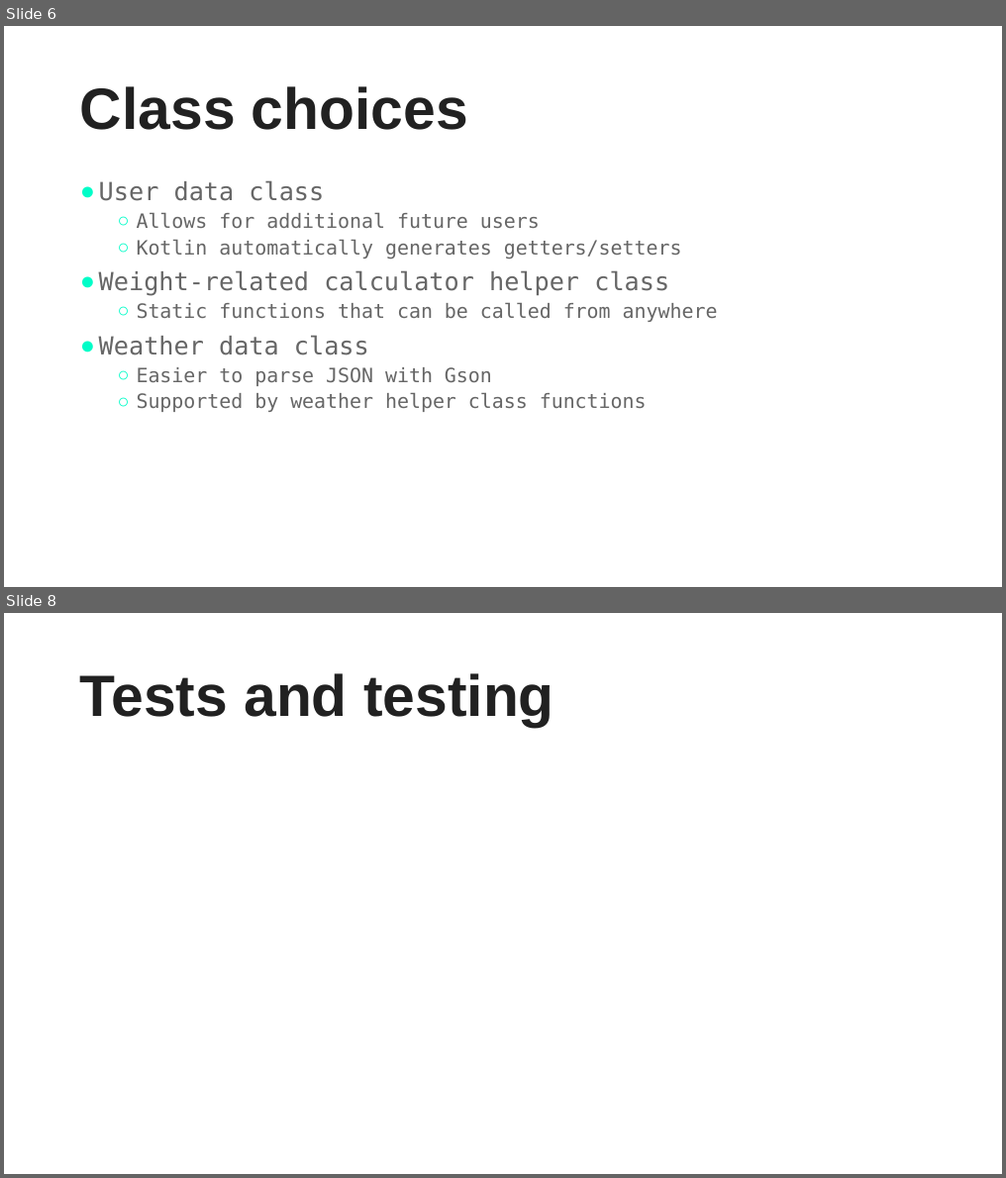
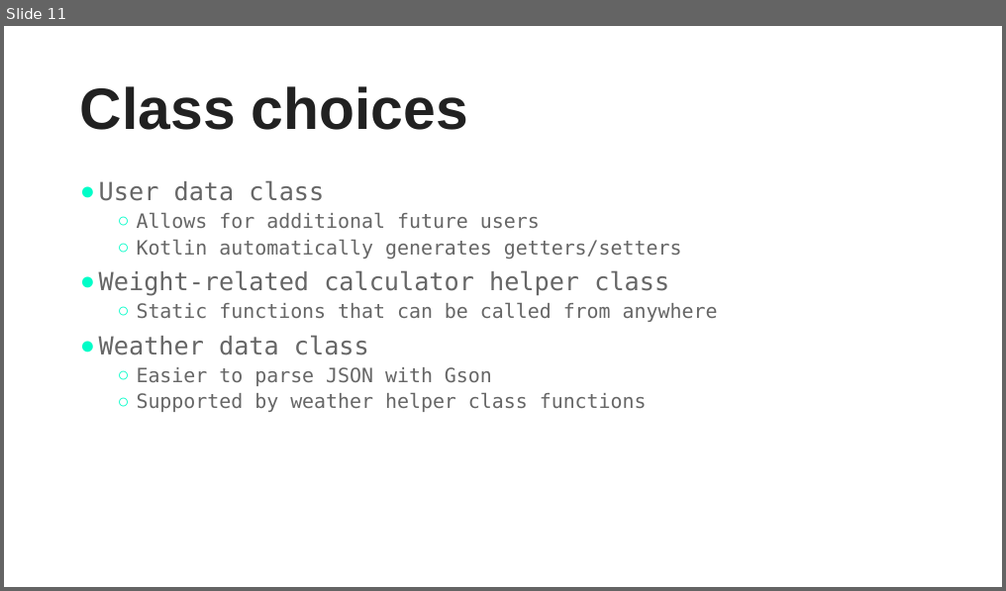
Before and after one commit to jcsullivan/CS6018Project, a slide deck: Part 1/LifestyleApp.pptx. Shown one above the other, each under a label of ours: slides 6 and 8 before the commit, slide 11 after it; the slides between them are not shown. The pictures are 1006x1178 and 1006x591 pixels, drawn with LibreOffice and Linux fonts; fonts in the diff are those of the drawing. Boxes give left, top, right and bottom in pixels: in the first picture for what was removed or moved away, otherwise in the second. Text is boxed around its words. In the diff, an @@ line names an element or a change of style, - is before the commit and + after.

```diff
--- a/Part 1/LifestyleApp.pptx
+++ b/Part 1/LifestyleApp.pptx
@@ slide 8 removed at [4,613,1002,1174], background #FFFFFF @@
@@ title removed at [80,673,554,727] @@
-Tests and testing
@@ what was slide 6 is now slide 11 @@
```
Also in this commit, not shown: 4 slides changed, 9 slides added, 2 other slides removed, 5 other files.
